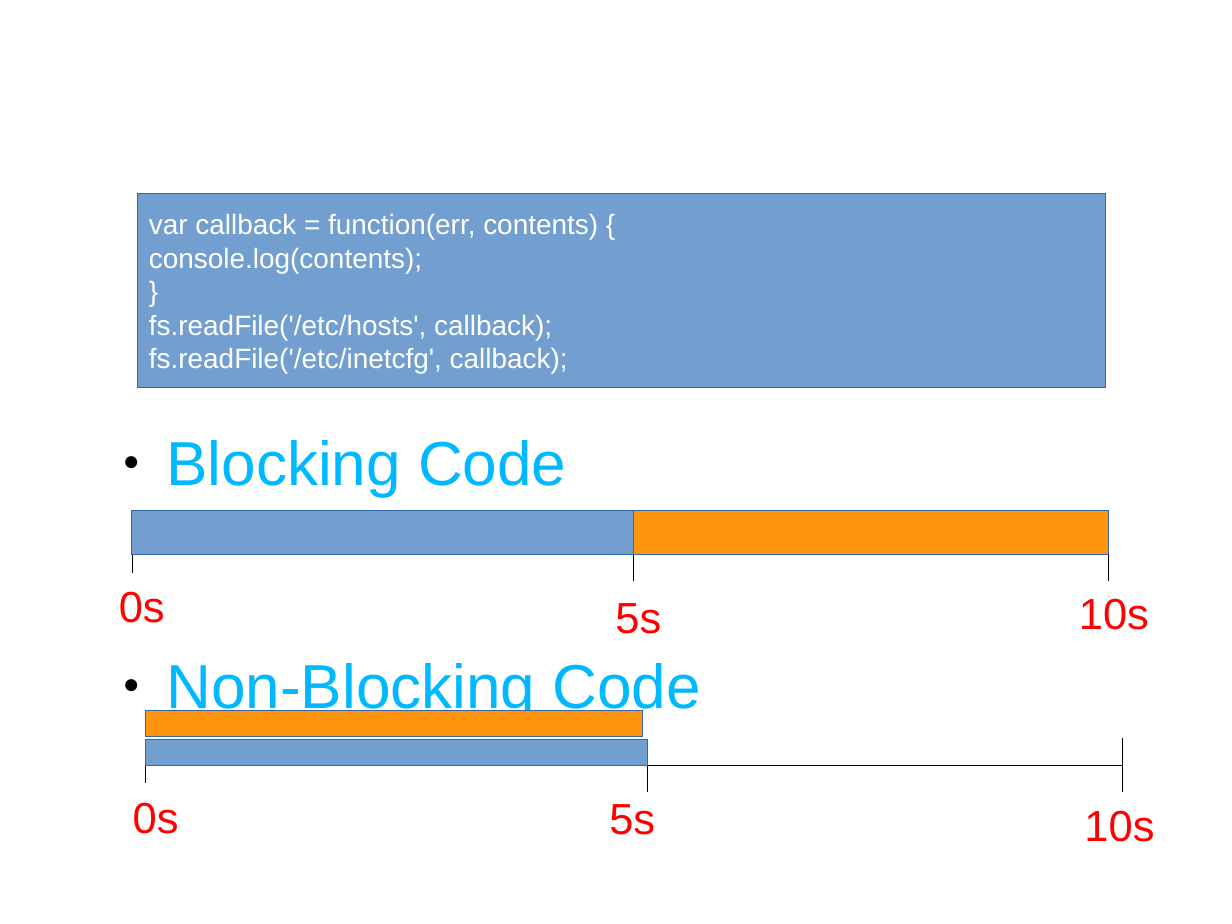
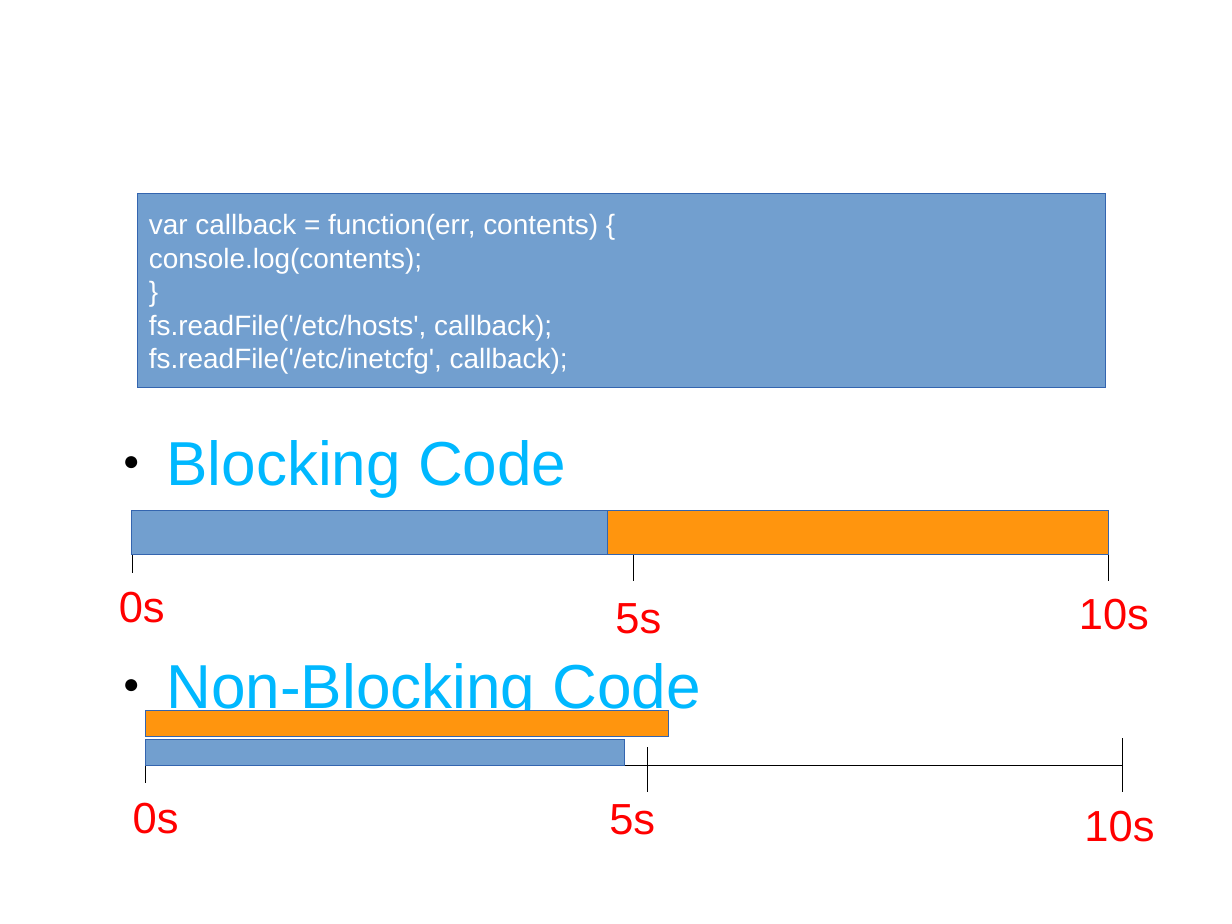
Before and after one commit to pkrawat1/nodejs, a slide deck: slide 5 of josh_talk.odp. Drawn at 1232x924 pixels with LibreOffice and Linux fonts; fonts in the diff are those of the drawing; background and template pictures are left out. Boxes give left, top, right and bottom in pixels: in the first picture for what was removed or moved away, otherwise in the second. Text is boxed around its words. In the diff, an @@ line names an element or a change of style, - is before the commit and + after.

Commit message:
updated ppt

```diff
--- a/josh_talk.odp
+++ b/josh_talk.odp
@@ rectangle: place and size @@
-rectangle at box(132, 511, 634, 555)
+rectangle at box(132, 511, 607, 555)
@@ rectangle: place and size @@
-rectangle at box(634, 511, 1109, 555)
+rectangle at box(607, 511, 1109, 555)
@@ rectangle: place and size @@
-rectangle at box(145, 710, 643, 737)
+rectangle at box(145, 710, 669, 737)
@@ rectangle: place and size @@
-rectangle at box(146, 739, 648, 765)
+rectangle at box(146, 739, 626, 765)
```
Also in this commit, not shown: 2 slides added, 1 slide removed, 2 other files.
